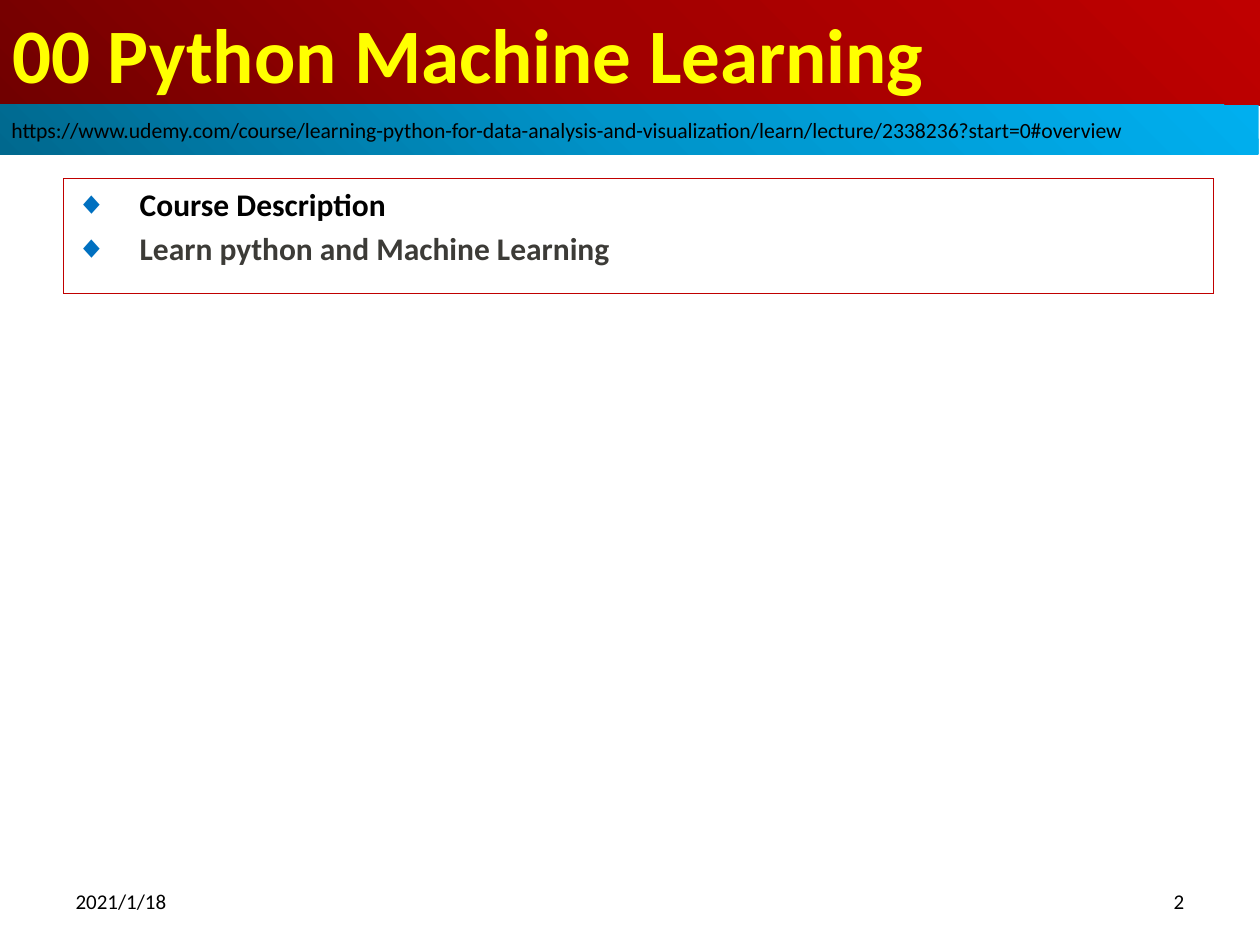
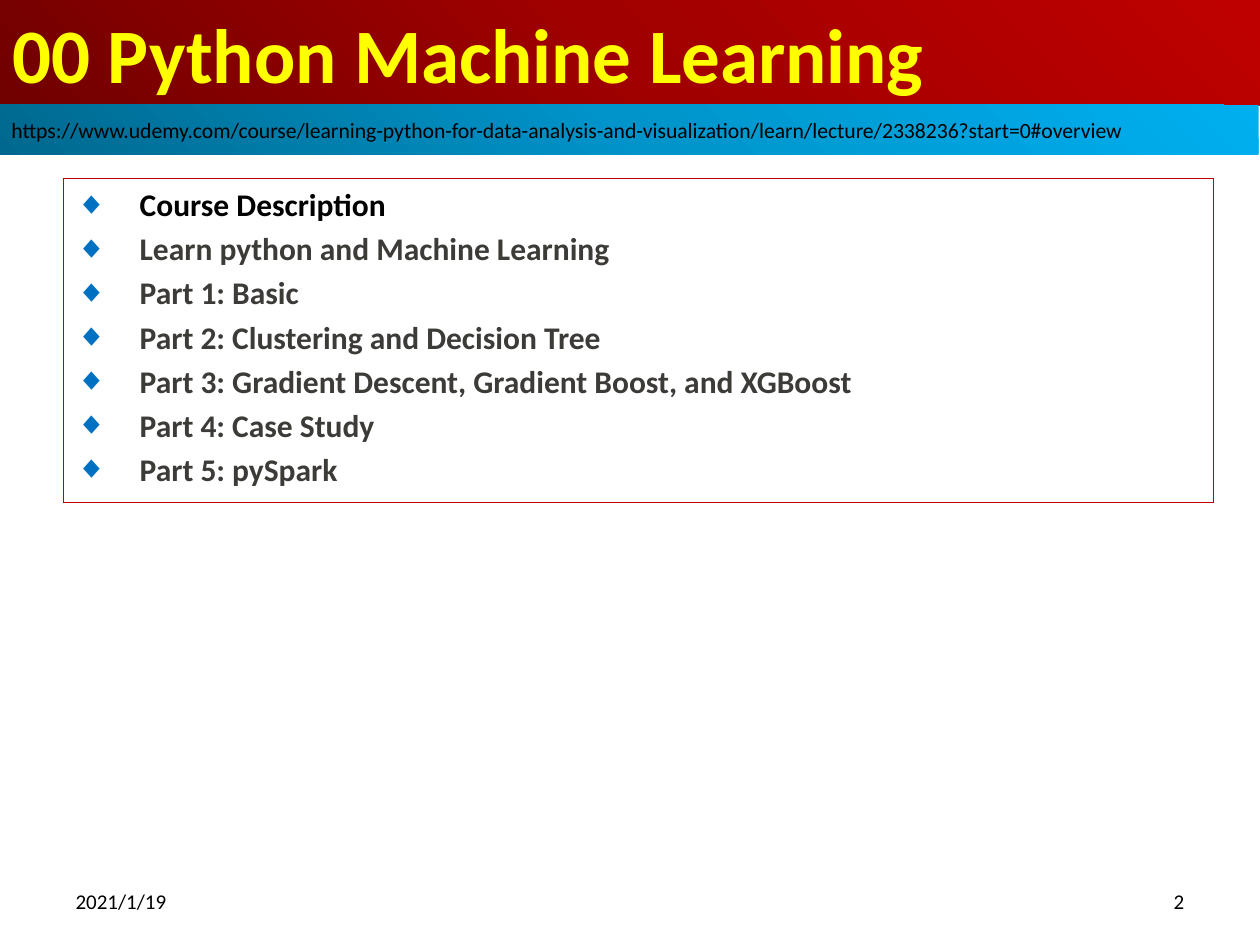
Before and after one commit to peterhchen/800_SVU_MachineLearning, a slide deck: slide 2 of 000_MachineLearning_Syllabus_V05.pptx. Drawn at 1260x945 pixels with LibreOffice and Linux fonts; fonts in the diff are those of the drawing. Boxes give left, top, right and bottom in pixels: in the first picture for what was removed or moved away, otherwise in the second. Text is boxed around its words. In the diff, an @@ line names an element or a change of style, - is before the commit and + after.

```diff
--- a/000_MachineLearning_Syllabus_V05.pptx
+++ b/000_MachineLearning_Syllabus_V05.pptx
@@ subtitle "Course Description": place and size @@
-subtitle "Course Description" at [63,179,1213,294]
+subtitle "Course Description" at [63,179,1213,503]
@@ subtitle at [140,282,852,486]: paragraphs added @@
+◆ Part 1: Basic
+◆ Part 2: Clustering and Decision Tree
+◆ Part 3: Gradient Descent, Gradient Boost, and XGBoost
+◆ Part 4: Case Study
+◆ Part 5: pySpark
@@ text at [76,894,167,910]: text changed @@
-2021/1/18
+2021/1/19
```
Also in this commit, not shown: 5 other slides changed.
